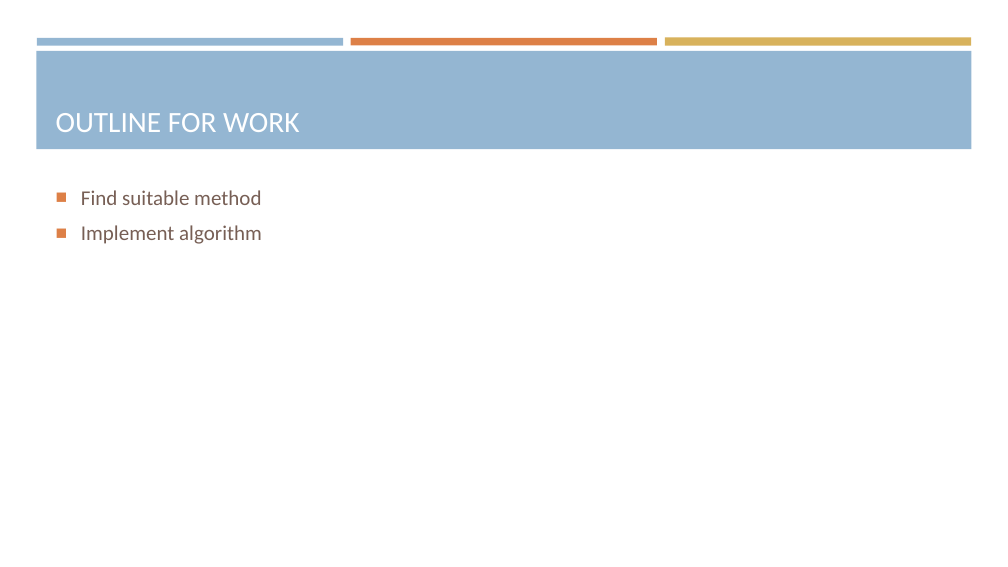
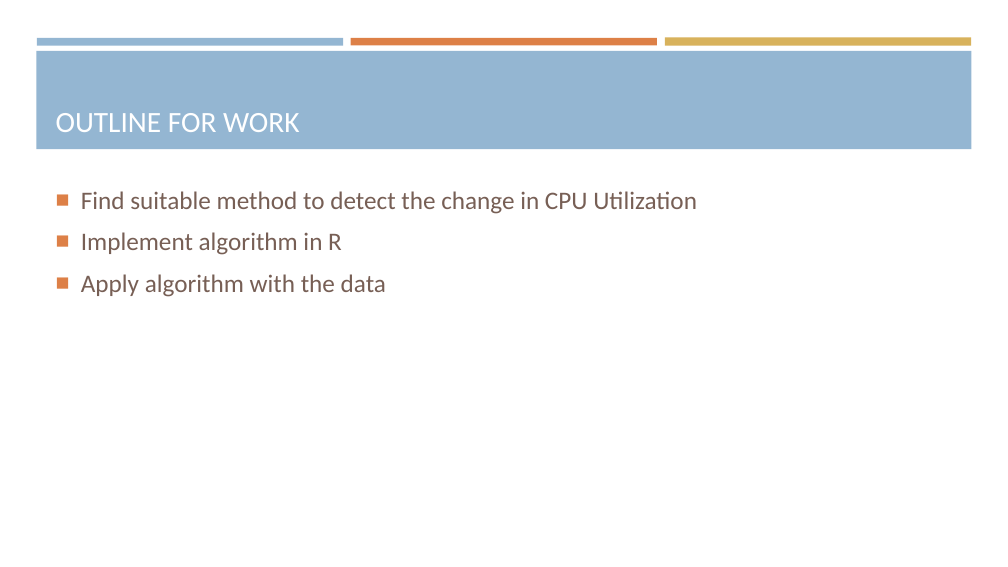
Before and after one commit to araea382/MT, a slide deck: slide 8 of Presentation/1-Proposal seminar.pptx. Drawn at 1008x567 pixels with LibreOffice and Linux fonts; fonts in the diff are those of the drawing. Boxes give left, top, right and bottom in pixels: in the first picture for what was removed or moved away, otherwise in the second. Text is boxed around its words. In the diff, an @@ line names an element or a change of style, - is before the commit and + after.

```diff
--- a/Presentation/1-Proposal seminar.pptx
+++ b/Presentation/1-Proposal seminar.pptx
@@ text at [81,191,697,297]: text changed; size 20 to 24 pt @@
-■ Find suitable method
-■ Implement algorithm
+■ Find suitable method to detect the change in CPU Utilization
+■ Implement algorithm in R
+■ Apply algorithm with the data
```
Also in this commit, not shown: 6 other slides changed, 12 other files.
